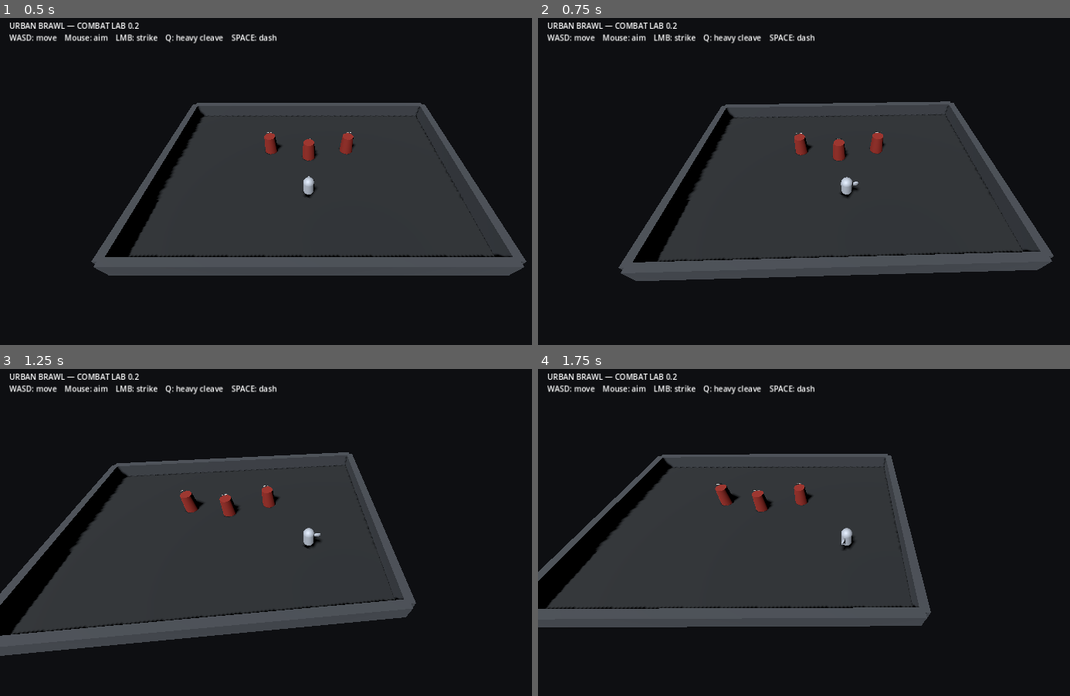
Above: before the commit, frames 1-4 (two rows, left to right).
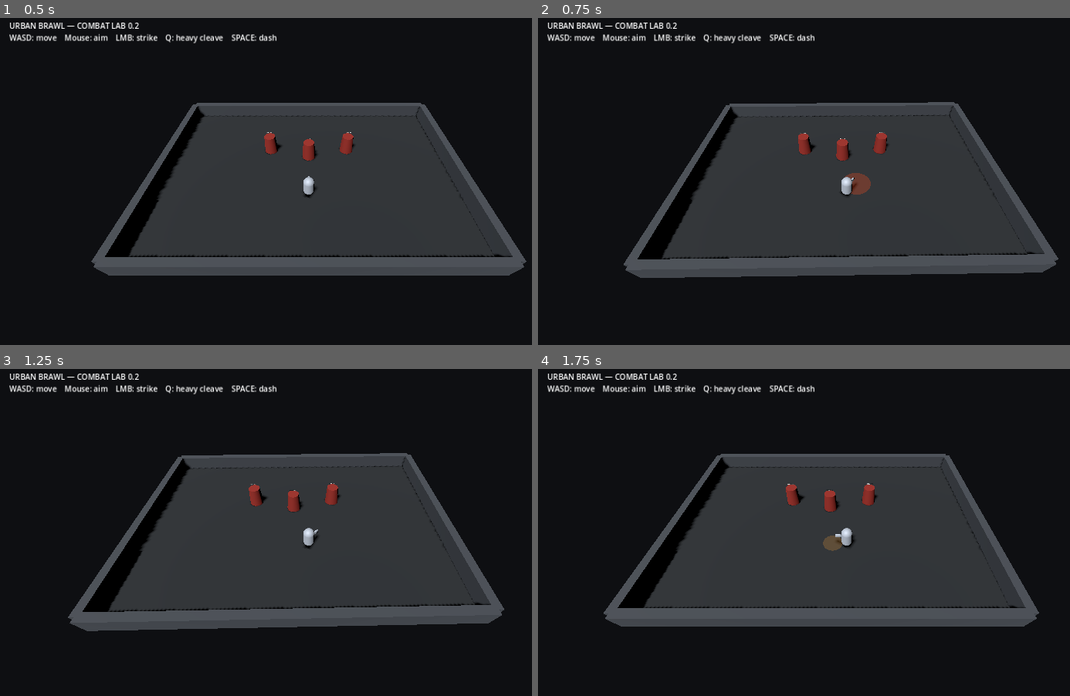
Above: after the commit, the same moments.

Repository: drok123/UrbanBrawl
Game: Godot game, scene res://scenes/arena/combat_lab.tscn
The game is run twice, just before and just after one commit, with the same random seed, the same clock (stepped at 60 frames per second) and the same inputs.
Inputs (mouse positions are in pixels of both pictures, inside the frame that each line leads up to):
- Up to frame 1 (0.5 s): no input
- Up to frame 2 (0.75 s): tap Enter at 0.5 s; move the mouse to (984, 168) at 0.52 s; hold D from 0.53 s (still down); hold Q from 0.53 s (still down); click (984, 168) at 0.67 s
- Up to frame 3 (1.25 s): keep holding D; keep holding Q; tap Space at 0.77, 1.07 s; tap E at 0.8 s
- Up to frame 4 (1.75 s): release D at 1.25 s; release Q at 1.25 s; drag from (724, 555) to (814, 607) at 1.27 s

Frame 1 is identical in both runs. In frame 2, 3.1% of the frame differs, in the area x 15-98%, y 25-81%; in frame 3, 20%, in the area x 0-95%, y 25-88%; in frame 4, 18%.

Commit message:
Refactor player combat into phased data-driven abilities

Diff:
--- a/scripts/movement/player_controller.gd
+++ b/scripts/movement/player_controller.gd
@@ -4,51 +4,81 @@
 @export var acceleration: float = 30.0
 @export var rotation_speed: float = 18.0
 
-@export_category("Combat")
-@export var basic_damage: float = 55.0
-@export var basic_range: float = 1.55
-@export var basic_radius: float = 0.95
-@export var basic_cooldown: float = 0.32
-@export var basic_knockback: float = 4.5
-@export var cleave_damage: float = 110.0
-@export var cleave_range: float = 1.65
-@export var cleave_radius: float = 1.45
-@export var cleave_cooldown: float = 1.8
-@export var cleave_knockback: float = 8.0
+@export_category("Dash")
 @export var dash_speed: float = 18.0
 @export var dash_duration: float = 0.14
 @export var dash_cooldown: float = 0.85
 
+enum CombatPhase {
+	READY,
+	WINDUP,
+	ACTIVE,
+	RECOVERY,
+}
+
+var basic_ability: CombatAbility = preload("res://resources/abilities/basic_attack.tres") as CombatAbility
+var cleave_ability: CombatAbility = preload("res://resources/abilities/heavy_cleave.tres") as CombatAbility
+var charge_ability: CombatAbility = preload("res://resources/abilities/shoulder_charge.tres") as CombatAbility
+
 var aim_point: Vector3 = Vector3.ZERO
-var basic_timer: float = 0.0
-var cleave_timer: float = 0.0
-var dash_timer: float = 0.0
-var dash_time_left: float = 0.0
-var dash_direction: Vector3 = Vector3.ZERO
 var last_move_direction: Vector3 = Vector3.FORWARD
 
+var _current_ability: CombatAbility = null
+var _combat_phase: CombatPhase = CombatPhase.READY
+var _phase_time_left: float = 0.0
+var _ability_forward: Vector3 = Vector3.FORWARD
+var _cooldowns: Dictionary = {}
+
+var _dash_cooldown_left: float = 0.0
+var _dash_time_left: float = 0.0
+var _dash_direction: Vector3 = Vector3.ZERO
+var _hitstop_left: float = 0.0
+
+var _hitbox: MeleeHitbox3D = null
+var _telegraph: MeshInstance3D = null
+
+func _ready() -> void:
+	_cooldowns[basic_ability.ability_id] = 0.0
+	_cooldowns[cleave_ability.ability_id] = 0.0
+	_cooldowns[charge_ability.ability_id] = 0.0
+	_setup_hitbox()
+
 func _physics_process(delta: float) -> void:
-	basic_timer = max(basic_timer - delta, 0.0)
-	cleave_timer = max(cleave_timer - delta, 0.0)
-	dash_timer = max(dash_timer - delta, 0.0)
-	dash_time_left = max(dash_time_left - delta, 0.0)
+	if _hitstop_left > 0.0:
+		_hitstop_left = maxf(_hitstop_left - delta, 0.0)
+		return
+
+	_tick_cooldowns(delta)
+	_dash_cooldown_left = maxf(_dash_cooldown_left - delta, 0.0)
+	_dash_time_left = maxf(_dash_time_left - delta, 0.0)
 
 	_update_aim(delta)
+	_advance_combat_state(delta)
 	_handle_combat_input()
 
-	if dash_time_left > 0.0:
-		velocity = dash_direction * dash_speed
+	if _dash_time_left > 0.0:
+		velocity = _dash_direction * dash_speed
+	elif _current_ability != null and _combat_phase == CombatPhase.ACTIVE and _current_ability.mode == CombatAbility.AbilityMode.CHARGE:
+		velocity = _ability_forward * _current_ability.charge_speed
 	else:
-		_update_movement(delta)
+		var movement_multiplier: float = 1.0
+		if _current_ability != null:
+			movement_multiplier = _current_ability.movement_multiplier
+		_update_movement(delta, movement_multiplier)
 
 	move_and_slide()
-
-func _update_movement(delta: float) -> void:
+	_check_charge_wall_collision()
+
+func _tick_cooldowns(delta: float) -> void:
+	for key in _cooldowns.keys():
+		_cooldowns[key] = maxf(float(_cooldowns[key]) - delta, 0.0)
+
+func _update_movement(delta: float, speed_multiplier: float = 1.0) -> void:
 	var input: Vector2 = _movement_input()
 	if input.length_squared() > 0.0:
 		last_move_direction = Vector3(input.x, 0.0, input.y).normalized()
 
-	var desired: Vector3 = Vector3(input.x, 0.0, input.y) * move_speed
+	var desired: Vector3 = Vector3(input.x, 0.0, input.y) * move_speed * speed_multiplier
 	velocity.x = move_toward(velocity.x, desired.x, acceleration * delta)
 	velocity.z = move_toward(velocity.z, desired.z, acceleration * delta)
 	velocity.y = 0.0
@@ -66,65 +96,194 @@
 	return input.normalized()
 
 func _handle_combat_input() -> void:
-	if Input.is_mouse_button_pressed(MOUSE_BUTTON_LEFT) and basic_timer <= 0.0:
-		_basic_attack()
-
-	if Input.is_key_pressed(KEY_Q) and cleave_timer <= 0.0:
-		_cleave()
-
-	if Input.is_key_pressed(KEY_SPACE) and dash_timer <= 0.0 and dash_time_left <= 0.0:
+	if _current_ability != null or _dash_time_left > 0.0:
+		return
+
+	if Input.is_mouse_button_pressed(MOUSE_BUTTON_LEFT) and get_cooldown_remaining(&"basic") <= 0.0:
+		_start_ability(basic_ability)
+		return
+
+	if Input.is_key_pressed(KEY_Q) and get_cooldown_remaining(&"cleave") <= 0.0:
+		_start_ability(cleave_ability)
+		return
+
+	# E is used for the shoulder charge because W remains movement.
+	if Input.is_key_pressed(KEY_E) and get_cooldown_remaining(&"charge") <= 0.0:
+		_start_ability(charge_ability)
+		return
+
+	if Input.is_key_pressed(KEY_SPACE) and _dash_cooldown_left <= 0.0:
 		_start_dash()
 
-func _basic_attack() -> void:
-	basic_timer = basic_cooldown
-	var forward: Vector3 = -global_transform.basis.z.normalized()
-	_perform_melee_hit(forward, basic_range, basic_radius, basic_damage, basic_knockback)
-	_pulse_player(Vector3(1.06, 0.94, 1.06), 0.06)
-
-func _cleave() -> void:
-	cleave_timer = cleave_cooldown
-	var forward: Vector3 = -global_transform.basis.z.normalized()
-	_perform_melee_hit(forward, cleave_range, cleave_radius, cleave_damage, cleave_knockback)
-	_pulse_player(Vector3(1.14, 0.86, 1.14), 0.08)
+func _start_ability(ability: CombatAbility) -> void:
+	if ability == null:
+		return
+	if get_cooldown_remaining(ability.ability_id) > 0.0:
+		return
+
+	_current_ability = ability
+	_combat_phase = CombatPhase.WINDUP
+	_phase_time_left = ability.windup
+	_ability_forward = -global_transform.basis.z.normalized()
+	_cooldowns[ability.ability_id] = ability.cooldown
+	_show_telegraph(ability)
+
+func _advance_combat_state(delta: float) -> void:
+	if _current_ability == null:
+		return
+
+	_phase_time_left = maxf(_phase_time_left - delta, 0.0)
+	if _phase_time_left > 0.0:
+		return
+
+	match _combat_phase:
+		CombatPhase.WINDUP:
+			_enter_active_phase()
+		CombatPhase.ACTIVE:
+			_enter_recovery_phase()
+		CombatPhase.RECOVERY:
+			_finish_ability()
+
+func _enter_active_phase() -> void:
+	if _current_ability == null:
+		return
+
+	_combat_phase = CombatPhase.ACTIVE
+	_phase_time_left = _current_ability.active_time
+	_hide_telegraph()
+	_hitbox.activate(_current_ability, self)
+
+	if _current_ability.self_impulse > 0.0:
+		velocity += _ability_forward * _current_ability.self_impulse
+
+	match _current_ability.ability_id:
+		&"basic":
+			_pulse_player(Vector3(1.06, 0.94, 1.06), 0.055)
+		&"cleave":
+			_pulse_player(Vector3(1.14, 0.86, 1.14), 0.075)
+		&"charge":
+			_pulse_player(Vector3(0.90, 1.02, 1.20), 0.07)
+
+func _enter_recovery_phase() -> void:
+	if _current_ability == null:
+		return
+	_hitbox.deactivate()
+	_combat_phase = CombatPhase.RECOVERY
+	_phase_time_left = _current_ability.recovery
+
+func _finish_ability() -> void:
+	_hitbox.deactivate()
+	_hide_telegraph()
+	_current_ability = null
+	_combat_phase = CombatPhase.READY
+	_phase_time_left = 0.0
+
+func _check_charge_wall_collision() -> void:
+	if _current_ability == null:
+		return
+	if _combat_phase != CombatPhase.ACTIVE or _current_ability.mode != CombatAbility.AbilityMode.CHARGE:
+		return
+
+	for index: int in range(get_slide_collision_count()):
+		var collision: KinematicCollision3D = get_slide_collision(index)
+		if collision == null:
+			continue
+		var normal: Vector3 = collision.get_normal()
+		if absf(normal.y) > 0.5:
+			continue
+		var collider: Object = collision.get_collider()
+		if collider is StaticBody3D:
+			_enter_recovery_phase()
+			return
 
 func _start_dash() -> void:
-	dash_timer = dash_cooldown
-	dash_time_left = dash_duration
+	_dash_cooldown_left = dash_cooldown
+	_dash_time_left = dash_duration
 	var input: Vector2 = _movement_input()
 	if input.length_squared() > 0.0:
-		dash_direction = Vector3(input.x, 0.0, input.y).normalized()
+		_dash_direction = Vector3(input.x, 0.0, input.y).normalized()
 	else:
-		dash_direction = -global_transform.basis.z.normalized()
-
-func _perform_melee_hit(forward: Vector3, range_distance: float, radius: float, damage: float, knockback: float) -> void:
-	var shape: SphereShape3D = SphereShape3D.new()
-	shape.radius = radius
-
-	var center: Vector3 = global_position + forward * range_distance
-	center.y = global_position.y
-
-	var query: PhysicsShapeQueryParameters3D = PhysicsShapeQueryParameters3D.new()
-	query.shape = shape
-	query.transform = Transform3D(Basis.IDENTITY, center)
-	query.exclude = [get_rid()]
-	query.collide_with_areas = true
-	query.collide_with_bodies = true
-
-	var hits: Array[Dictionary] = get_world_3d().direct_space_state.intersect_shape(query, 32)
-	var hit_nodes: Dictionary = {}
-	for hit: Dictionary in hits:
-		var collider: Node3D = hit.get("collider") as Node3D
-		if collider == null or collider == self:
-			continue
-		if hit_nodes.has(collider):
-			continue
-		hit_nodes[collider] = true
-		if collider.is_in_group("damageable") and collider.has_method("apply_hit"):
-			var push: Vector3 = collider.global_position - global_position
-			push.y = 0.0
-			if push.length_squared() < 0.001:
-				push = forward
-			collider.call("apply_hit", damage, push.normalized() * knockback)
+		_dash_direction = -global_transform.basis.z.normalized()
+
+func _setup_hitbox() -> void:
+	var hitbox: MeleeHitbox3D = MeleeHitbox3D.new()
+	hitbox.name = "MeleeHitbox"
+	hitbox.collision_layer = 0
+	hitbox.collision_mask = 1
+
+	var collision: CollisionShape3D = CollisionShape3D.new()
+	collision.name = "CollisionShape3D"
+	var sphere: SphereShape3D = SphereShape3D.new()
+	sphere.radius = 1.0
+	collision.shape = sphere
+	hitbox.add_child(collision)
+	add_child(hitbox)
+
+	_hitbox = hitbox
+	_hitbox.hit_landed.connect(_on_hit_landed)
+
+func _on_hit_landed(impact_position: Vector3, hitstop: float) -> void:
+	_hitstop_left = maxf(_hitstop_left, hitstop)
+	_spawn_impact_fx(impact_position)
+
+func _show_telegraph(ability: CombatAbility) -> void:
+	_hide_telegraph()
+
+	var telegraph: MeshInstance3D = MeshInstance3D.new()
+	telegraph.name = "AbilityTelegraph"
+
+	var material: StandardMaterial3D = StandardMaterial3D.new()
+	material.albedo_color = ability.telegraph_color
+	material.transparency = BaseMaterial3D.TRANSPARENCY_ALPHA
+	material.shading_mode = BaseMaterial3D.SHADING_MODE_UNSHADED
+	telegraph.material_override = material
+
+	if ability.telegraph_shape == CombatAbility.TelegraphShape.BOX:
+		var box: BoxMesh = BoxMesh.new()
+		var length: float = maxf(ability.telegraph_length, ability.range_distance * 2.0)
+		box.size = Vector3(ability.radius * 2.0, 0.025, length)
+		telegraph.mesh = box
+		telegraph.position = Vector3(0.0, -0.88, -length * 0.5)
+	else:
+		var disc: CylinderMesh = CylinderMesh.new()
+		disc.top_radius = ability.radius
+		disc.bottom_radius = ability.radius
+		disc.height = 0.025
+		disc.radial_segments = 48
+		telegraph.mesh = disc
+		telegraph.position = Vector3(0.0, -0.88, -ability.range_distance)
+
+	add_child(telegraph)
+	_telegraph = telegraph
+
+func _hide_telegraph() -> void:
+	if _telegraph != null and is_instance_valid(_telegraph):
+		_telegraph.queue_free()
+	_telegraph = null
+
+func _spawn_impact_fx(world_position: Vector3) -> void:
+	var fx: MeshInstance3D = MeshInstance3D.new()
+	fx.name = "ImpactFlash"
+
+	var sphere: SphereMesh = SphereMesh.new()
+	sphere.radius = 0.16
+	sphere.height = 0.32
+	fx.mesh = sphere
+
+	var material: StandardMaterial3D = StandardMaterial3D.new()
+	material.albedo_color = Color(1.0, 0.82, 0.42, 0.95)
+	material.shading_mode = BaseMaterial3D.SHADING_MODE_UNSHADED
+	fx.material_override = material
+
+	var parent_node: Node = get_parent()
+	parent_node.add_child(fx)
+	fx.global_position = world_position
+	fx.scale = Vector3(0.25, 0.25, 0.25)
+
+	var tween: Tween = fx.create_tween()
+	tween.tween_property(fx, "scale", Vector3(1.45, 1.45, 1.45), 0.07)
+	tween.tween_property(fx, "scale", Vector3(0.0, 0.0, 0.0), 0.08)
+	tween.tween_callback(Callable(fx, "queue_free"))
 
 func _pulse_player(target_scale: Vector3, duration: float) -> void:
 	var mesh: MeshInstance3D = get_node_or_null("Mesh") as MeshInstance3D
@@ -133,6 +292,25 @@
 	var tween: Tween = create_tween()
 	tween.tween_property(mesh, "scale", target_scale, duration)
 	tween.tween_property(mesh, "scale", Vector3.ONE, duration)
+
+func get_cooldown_remaining(ability_id: StringName) -> float:
+	return float(_cooldowns.get(ability_id, 0.0))
+
+func get_cooldown_total(ability_id: StringName) -> float:
+	match ability_id:
+		&"basic":
+			return basic_ability.cooldown
+		&"cleave":
+			return cleave_ability.cooldown
+		&"charge":
+			return charge_ability.cooldown
+	return 0.0
+
+func get_dash_cooldown_remaining() -> float:
+	return _dash_cooldown_left
+
+func get_combat_phase_name() -> String:
+	return CombatPhase.keys()[_combat_phase]
 
 func _update_aim(delta: float) -> void:
 	var camera: Camera3D = get_viewport().get_camera_3d()
@@ -154,5 +332,8 @@
 	if flat_direction.length_squared() < 0.0001:
 		return
 
+	if _current_ability != null:
+		return
+
 	var target_yaw: float = atan2(-flat_direction.x, -flat_direction.z)
-	rotation.y = lerp_angle(rotation.y, target_yaw, clamp(rotation_speed * delta, 0.0, 1.0))
+	rotation.y = lerp_angle(rotation.y, target_yaw, clampf(rotation_speed * delta, 0.0, 1.0))
